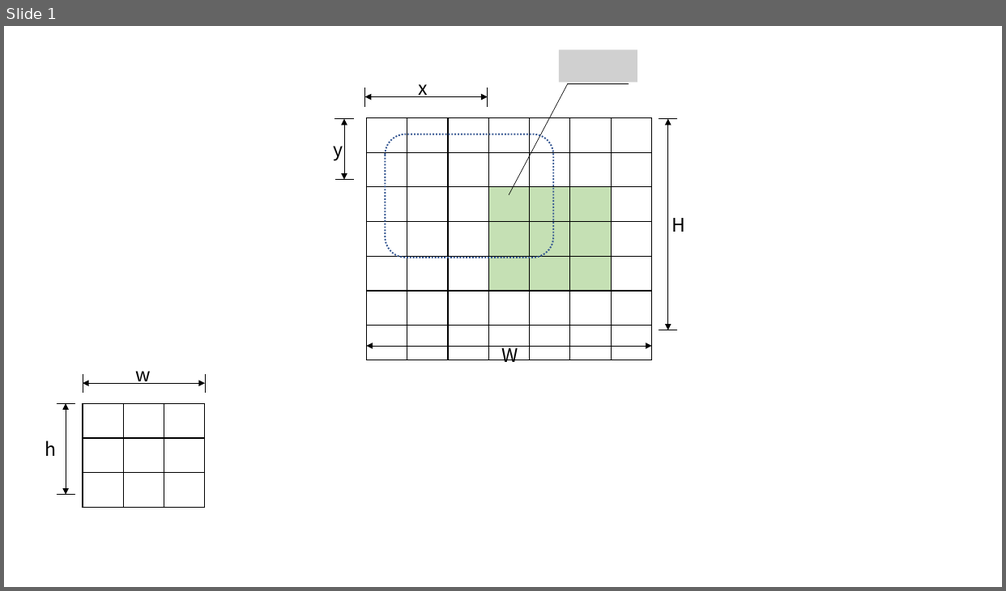
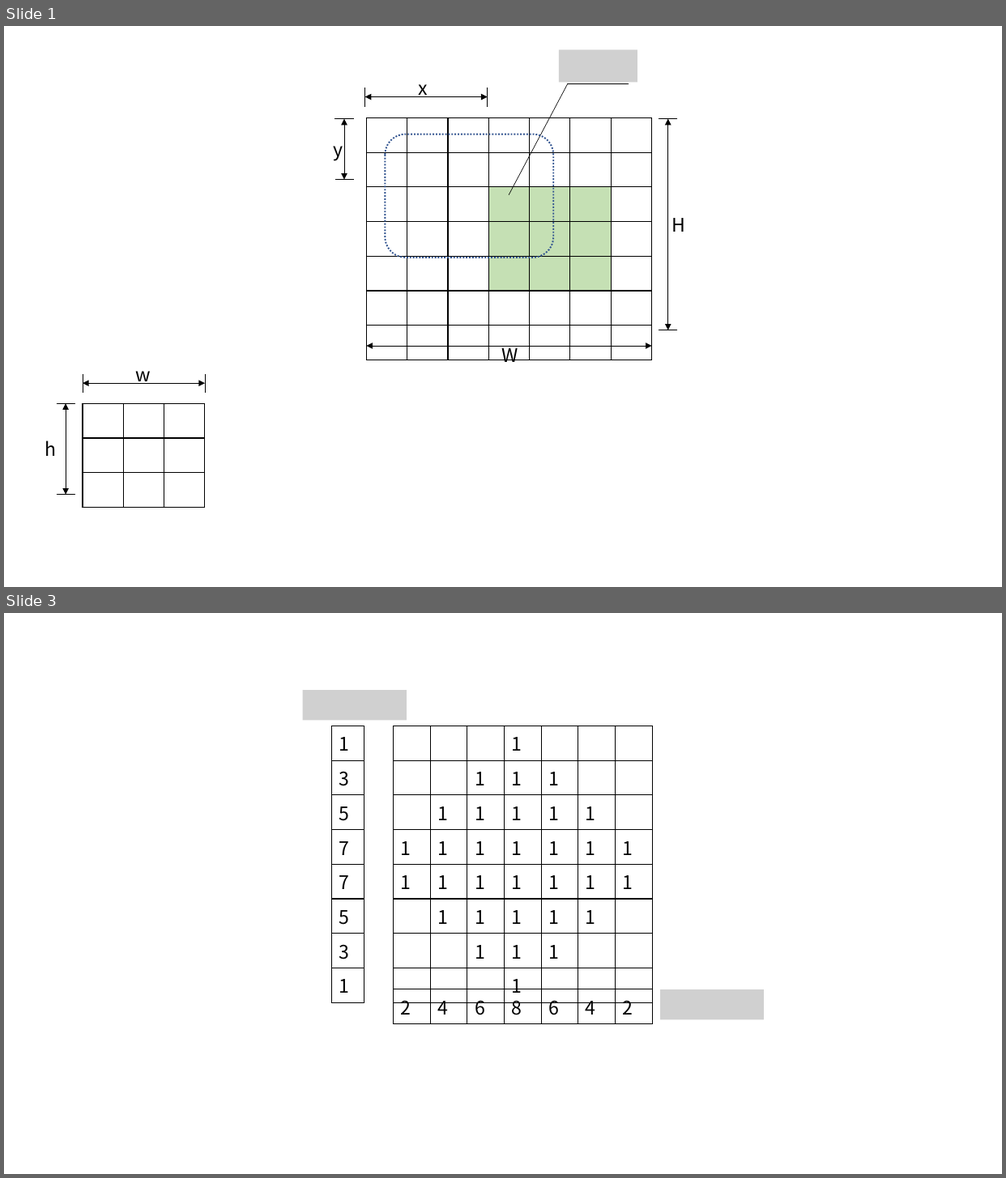
Before and after one commit to SJTUMichael/-, a slide deck: 演示文稿1.pptx. Shown one above the other, each under a label of ours: slide 1 before the commit, slides 1 and 3 after it; the slides between them are not shown. The pictures are 1006x591 and 1006x1178 pixels, drawn with LibreOffice and Linux fonts; fonts in the diff are those of the drawing; grey boxes stand for pictures. Boxes give left, top, right and bottom in pixels: in the first picture for what was removed or moved away, otherwise in the second. Text is boxed around its words. In the diff, an @@ line names an element or a change of style, - is before the commit and + after.

```diff
--- a/演示文稿1.pptx
+++ b/演示文稿1.pptx
@@ slide 3 added at [4,613,1002,1174], background #FFFFFF @@
@@ picture added at [303,690,407,720] @@
@@ table added at [332,726,364,996], 8 rows, 1 columns @@
+1
+3
+5
+7
+7
+5
+3
+1
@@ table added at [394,726,650,996], 8 rows, 7 columns @@
+ |  |  | 1 |  |  | 
+ |  | 1 | 1 | 1 |  | 
+ | 1 | 1 | 1 | 1 | 1 | 
+1 | 1 | 1 | 1 | 1 | 1 | 1
+1 | 1 | 1 | 1 | 1 | 1 | 1
+ | 1 | 1 | 1 | 1 | 1 | 
+ |  | 1 | 1 | 1 |  | 
+ |  |  | 1 |  |  | 
@@ table added at [394,990,650,1020], 1 rows, 7 columns @@
+2 | 4 | 6 | 8 | 6 | 4 | 2
@@ picture added at [661,990,764,1020] @@
```
Also in this commit, not shown: 2 other slides added, 1 other file.
